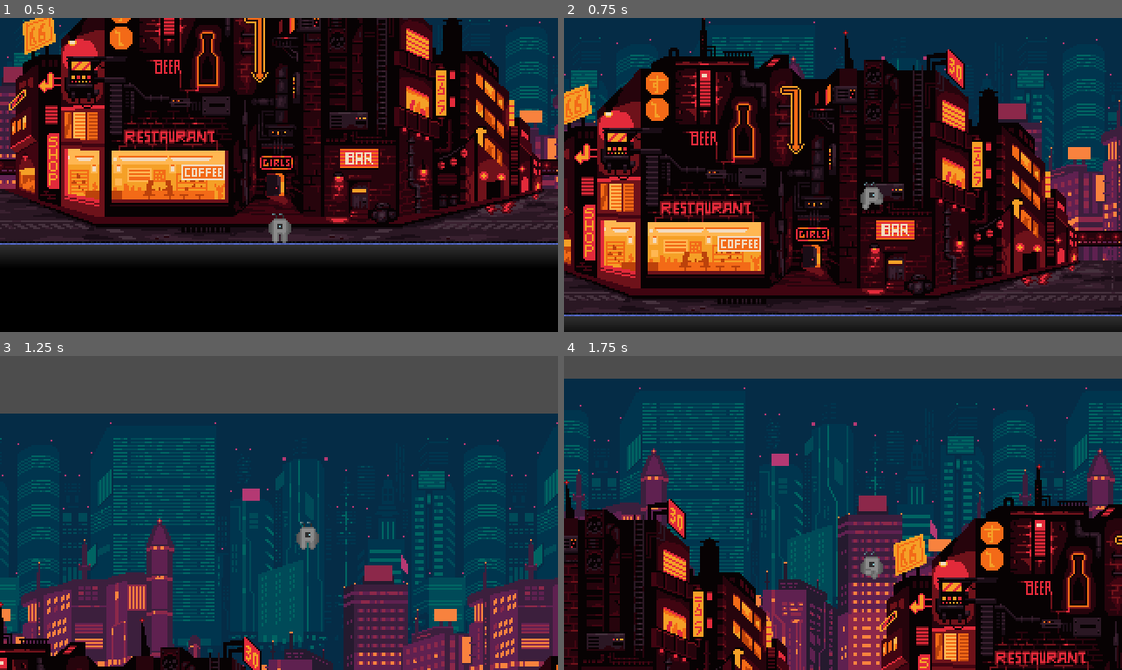
Above: before the commit, frames 1-4 (two rows, left to right).
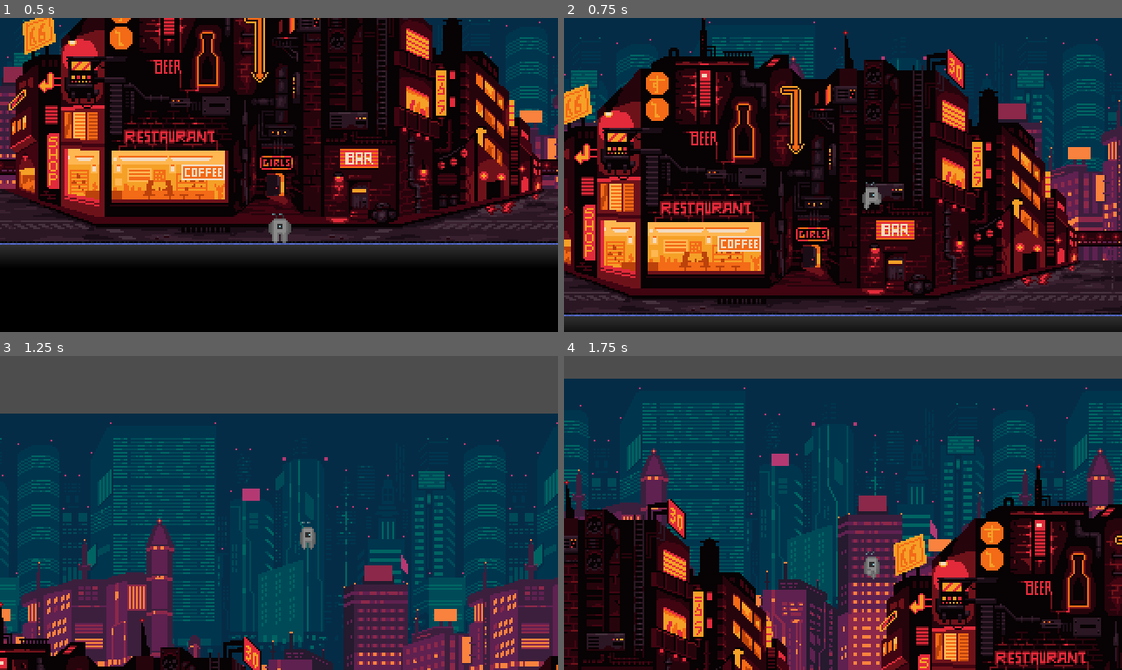
Above: after the commit, the same moments.

Repository: vavakado/cybergalic
Game: Godot game, scene res://main_scene/game.tscn
The game is run twice, just before and just after one commit, with the same random seed, the same clock (stepped at 60 frames per second) and the same inputs.
Inputs:
- Up to frame 1 (0.5 s): no input
- Up to frame 2 (0.75 s): tap Enter at 0.5 s; hold Right (ui_right) from 0.53 s (still down); tap Up (ui_up) at 0.6 s
- Up to frame 3 (1.25 s): keep holding Right (ui_right); tap Up (ui_up) at 0.77, 1.07 s
- Up to frame 4 (1.75 s): keep holding Right (ui_right); tap Up (ui_up) at 1.35, 1.52 s

Frame 1 is identical in both runs. In frame 2, less than 0.1% of the frame differs, in the area x 53-58%, y 52-62%; in frame 3, 0.1%; in frame 4, 0.1%.

Commit message:
feat: player squishing

Diff:
--- a/elements/Player/player.gd
+++ b/elements/Player/player.gd
@@ -16,10 +16,10 @@
 		#jump_count = 1
 		#velocity.y = JUMP_VELOCITY
 	if not is_on_floor() or jump_count == 1 or jump_count == 2:
-		print("0")
+		#print("0")
 		velocity.y += gravity * delta
 	if Input.is_action_just_pressed("ui_up") and is_on_floor():
-		print("1")
+		#print("1")
 		jump_count = 1
 		velocity.y = JUMP_VELOCITY
 	elif Input.is_action_just_pressed("ui_up") and not is_on_floor() and jump_count == 1:
@@ -28,6 +28,11 @@
 	elif is_on_floor():
 		jump_count = 0
 
+	if not is_on_floor():
+		print(abs(velocity.y))
+		scale.x = lerp(scale.x, clampf(abs(velocity.y)/625, 0.8, 1), 0.1)
+	else:
+		scale.x = 1
 
 	var direction = Input.get_axis("ui_left", "ui_right")
 	velocity.x = direction * SPEED
